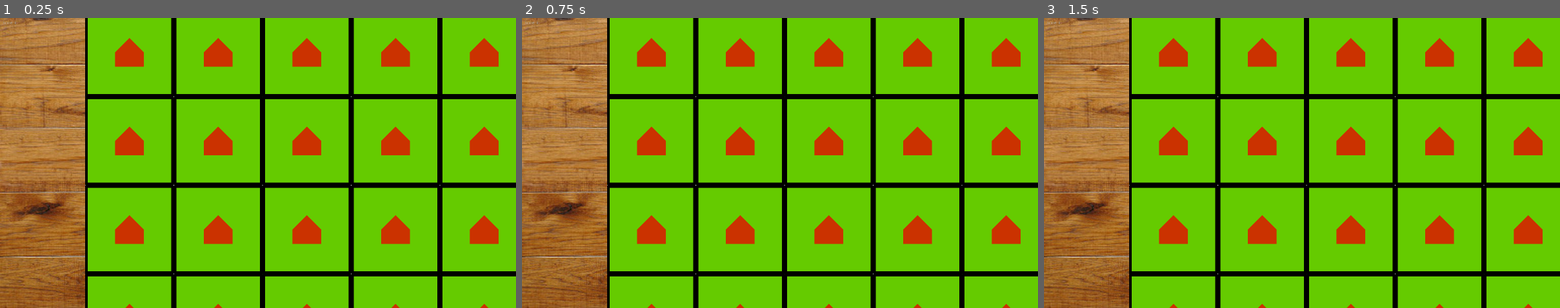
Above: before the commit, frames 1-3 (left to right).
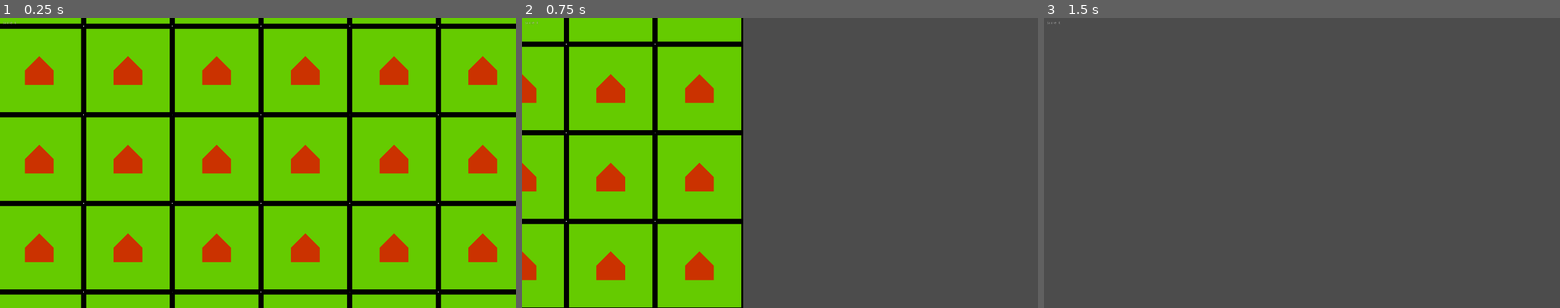
Above: after the commit, the same moments.

Repository: solangebl/godot-carcassonne
Game: Godot game, scene res://scenes/Game.tscn
Two runs of this game, one before a commit and one after it. Both use one fixed random seed, a clock stepped at 60 frames per second and the inputs below.
Inputs (mouse positions are in pixels of both pictures, inside the frame that each line leads up to):
- Up to frame 1 (0.25 s): no input
- Up to frame 2 (0.75 s): tap Enter at 0.5 s; move the mouse to (893, 148) at 0.52 s; hold Right (ui_right) from 0.53 s (still down); hold Ctrl from 0.53 s (still down); click (893, 148) at 0.67 s
- Up to frame 3 (1.5 s): release Right (ui_right) at 1.25 s; release Ctrl at 1.25 s; tap Space at 1.25 s; drag from (1198, 177) to (1276, 221) at 1.27 s

The runs differ from the first frame. In frame 1, 41% of the frame differs, in the area x 0-100%, y 0-100%; in frame 2, 82%; in frame 3, 100%.

Commit message:
camera with zoom and pan

Diff:
--- a/scenes/Game.tscn
+++ b/scenes/Game.tscn
@@ -1,17 +1,24 @@
-[gd_scene load_steps=4 format=2]
+[gd_scene load_steps=5 format=2]
 
 [ext_resource path="res://assets/ttop.jpg" type="Texture" id=1]
 [ext_resource path="res://scenes/hud.tscn" type="PackedScene" id=2]
 [ext_resource path="res://scenes/Board.tscn" type="PackedScene" id=3]
+[ext_resource path="res://scripts/CameraMovement.gd" type="Script" id=4]
 
 [node name="Game" type="Node2D"]
 position = Vector2( 481, 127 )
 
 [node name="TableTop" type="Sprite" parent="."]
-position = Vector2( 482.039, 413.856 )
-scale = Vector2( 1.87927, 1.58914 )
+position = Vector2( 1385.98, 1067.97 )
+scale = Vector2( 3.62892, 3.48462 )
 texture = ExtResource( 1 )
 
 [node name="HUD" parent="." instance=ExtResource( 2 )]
 
 [node name="Board" parent="." instance=ExtResource( 3 )]
+position = Vector2( 476.455, 401.108 )
+
+[node name="Camera2D" type="Camera2D" parent="."]
+position = Vector2( 1291.12, 1076.48 )
+current = true
+script = ExtResource( 4 )
--- a/scenes/hud.tscn
+++ b/scenes/hud.tscn
@@ -1,6 +1,7 @@
 [gd_scene load_steps=2 format=2]
 
-[ext_resource path="res://scenes/HUD.gd" type="Script" id=1]
+[ext_resource path="res://scripts/HUD.gd" type="Script" id=1]
+
 
 
 [node name="HUD" type="CanvasLayer"]
--- /dev/null
+++ b/scripts/CameraMovement.gd
@@ -0,0 +1,124 @@
+extends Camera2D
+
+export var panSpeed = 50.0
+export var speed = 50.0
+export var zoomspeed = 15.0
+export var zoommargin = 0.1
+
+export var zoomMin = 0.25
+export var zoomMax = 2.0
+export var marginX = 200.0
+export var marginY = 200.0
+
+var mousepos = Vector2()
+var mouseposGlobal = Vector2()
+var start = Vector2()
+var startv = Vector2()
+var end = Vector2()
+var endv = Vector2()
+var zoomfactor = 1.0
+var zooming = false
+var is_dragging = false
+var move_to_point = Vector2()
+
+onready var rectd = $'../UI/Base/draw_rect'
+
+signal area_selected
+signal start_move_selection
+
+func _ready():
+	connect("area_selected", get_parent(), "area_selected", [self])
+	connect("start_move_selection", get_parent(), "start_move_selection", [self])
+
+
+func _process(delta):
+
+	#smooth movement
+	var inpx = (int(Input.is_action_pressed("ui_right"))
+					   - int(Input.is_action_pressed("ui_left")))
+	var inpy = (int(Input.is_action_pressed("ui_down"))
+					   - int(Input.is_action_pressed("ui_up")))
+	position.x = lerp(position.x, position.x + inpx *speed * zoom.x,speed * delta)
+	position.y = lerp(position.y, position.y + inpy *speed * zoom.y,speed * delta)
+
+	if Input.is_key_pressed(KEY_CONTROL):
+		#check mousepos
+		if mousepos.x < marginX:
+			position.x = lerp(position.x, position.x - abs(mousepos.x - marginX)/marginX * panSpeed * zoom.x, panSpeed * delta)
+		elif mousepos.x > OS.window_size.x - marginX:
+			position.x = lerp(position.x, position.x + abs(mousepos.x - OS.window_size.x + marginX)/marginX *  panSpeed * zoom.x, panSpeed * delta)
+		if mousepos.y < marginY:
+			position.y = lerp(position.y, position.y - abs(mousepos.y - marginY)/marginY * panSpeed * zoom.y, panSpeed * delta)
+		elif mousepos.y > OS.window_size.y - marginY:
+			position.y = lerp(position.y, position.y + abs(mousepos.y - OS.window_size.y + marginY)/marginY * panSpeed * zoom.y, panSpeed * delta)
+
+	if Input.is_action_just_pressed("ui_left_mouse_button"):
+		start = mouseposGlobal
+		startv = mousepos
+		is_dragging = true
+	if is_dragging:
+		end = mouseposGlobal
+		endv = mousepos
+		draw_area()
+	if Input.is_action_just_released("ui_left_mouse_button"):
+		if startv.distance_to(mousepos) > 20:
+			end = mouseposGlobal
+			endv = mousepos
+			is_dragging = false
+			draw_area(false)
+			emit_signal("area_selected")
+		else:
+			end = start
+			is_dragging = false
+			draw_area(false)
+
+	if Input.is_action_just_released("ui_right_mouse_button"):
+		move_to_point = mouseposGlobal
+		emit_signal("start_move_selection")
+
+
+	#zoom in
+	zoom.x = lerp(zoom.x, zoom.x * zoomfactor, zoomspeed * delta)
+	zoom.y = lerp(zoom.y, zoom.y * zoomfactor, zoomspeed * delta)
+
+	zoom.x = clamp(zoom.x, zoomMin, zoomMax)
+	zoom.y = clamp(zoom.y, zoomMin, zoomMax)
+
+	if not zooming:
+		zoomfactor = 1.0
+
+
+func draw_area(s = true):
+	rectd.rect_size = Vector2(abs(startv.x-endv.x), abs(startv.y - endv.y))
+
+#	if startv.y <= endv.y and startv.x <= endv.x: # bottom right
+#		rectd.rect_position = Vector2(startv.x, startv.y - OS.window_size.y)
+#	elif startv.x >= endv.x and startv.y >= endv.y: # top left
+#		rectd.rect_position = Vector2(endv.x, endv.y - OS.window_size.y)
+#	elif startv.x >= endv.x and startv.y <= endv.y: # bottom left
+#		rectd.rect_position = Vector2(endv.x, startv.y - OS.window_size.y)
+#	elif startv.x <= endv.x and startv.y >= endv.y: # top right
+#		rectd.rect_position = Vector2(startv.x, endv.y - OS.window_size.y)
+
+	var pos = Vector2()
+	pos.x = min(startv.x, endv.x)
+	pos.y = min(startv.y, endv.y)
+	pos.y -= OS.window_size.y
+	rectd.rect_position = pos
+
+	rectd.rect_size *= int(s) # true = 1 and false = 0
+
+func _input(event):
+	if event is InputEventMouseButton:
+		if event.is_pressed():
+			zooming = true
+			if event.button_index == BUTTON_WHEEL_UP:
+				zoomfactor -= 0.01 * zoomspeed
+			if event.button_index == BUTTON_WHEEL_DOWN:
+				zoomfactor += 0.01 * zoomspeed
+		else:
+			zooming = false
+
+	if event is InputEventMouse:
+		mousepos = event.position
+		mouseposGlobal = get_global_mouse_position()
Renamed: scenes/HUD.gd -> scripts/HUD.gd
